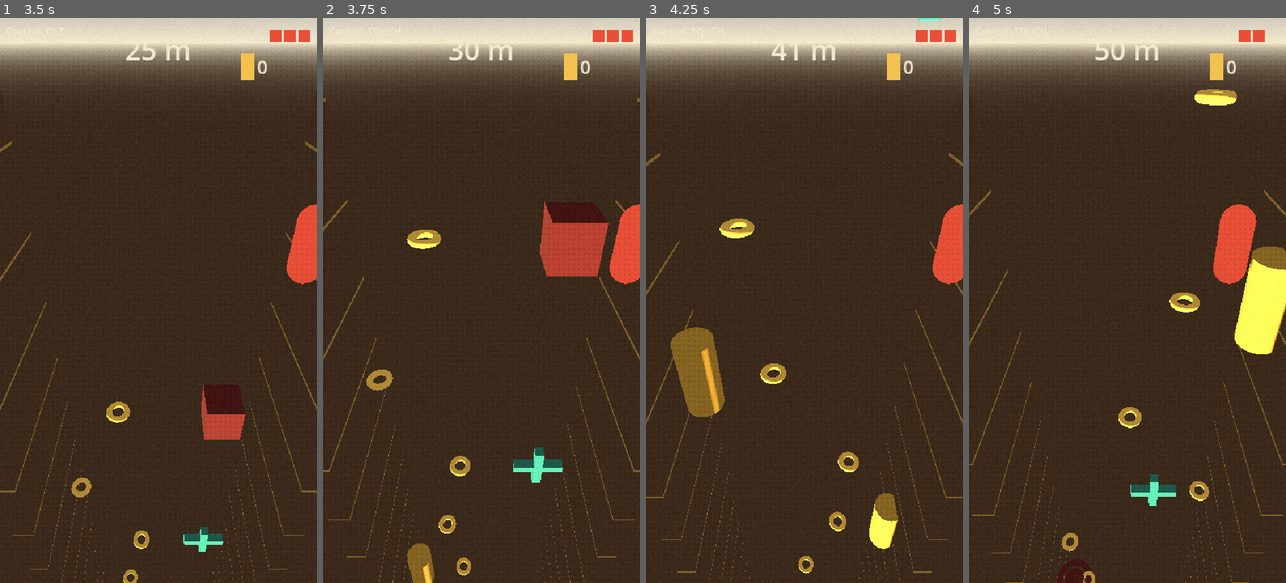
Above: before the commit, frames 1-4 (left to right).
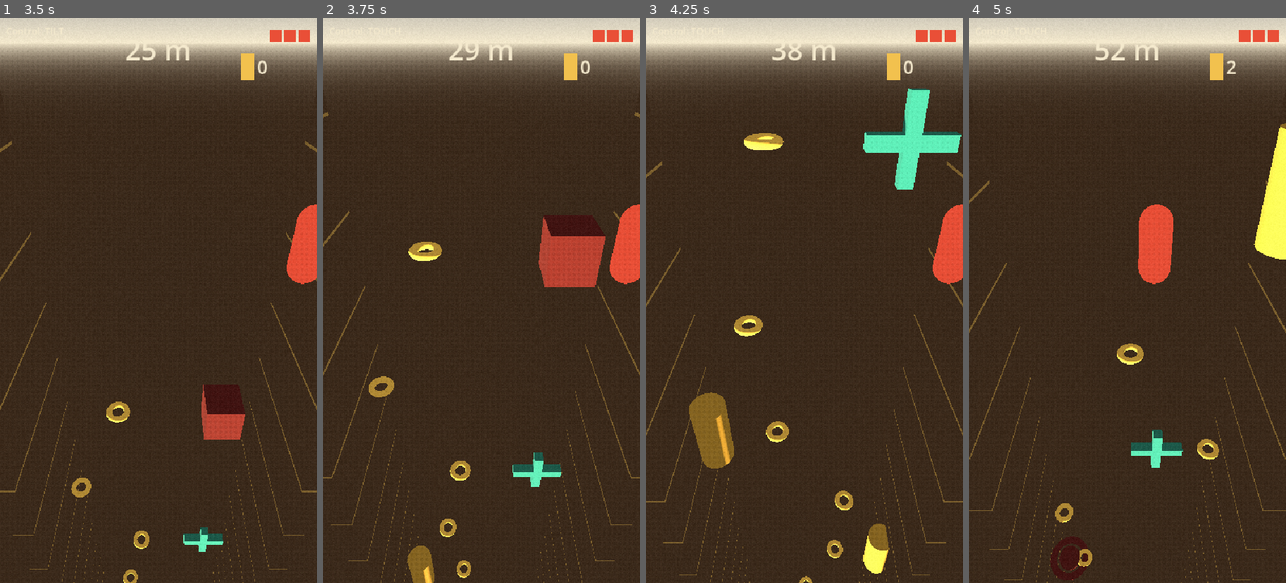
Above: after the commit, the same moments.

Repository: quvntvn/Hyperdive
Game: Godot game, scene res://scenes/game/main_game.tscn
Two runs of this game, one before a commit and one after it. Both use one fixed random seed, a clock stepped at 60 frames per second and the inputs below.
Inputs (mouse positions are in pixels of both pictures, inside the frame that each line leads up to):
- Up to frame 1 (3.5 s): tap Enter at 0.5 s; move the mouse to (228, 272) at 0.52 s; hold D (move_right) 0.53-1.25 s; tap 1 at 0.6 s; click (228, 272) at 0.67 s; drag from (95, 328) to (142, 413) at 1.27 s; move the mouse to (190, 176) at 2.02 s; hold D (move_right) 2.03-2.75 s; tap 3 at 2.1 s; drag from (142, 413) to (63, 215) at 2.77 s
- Up to frame 2 (3.75 s): move the mouse to (576, 385) at 3.52 s; hold A (move_left) from 3.53 s (still down); tap 2 at 3.6 s
- Up to frame 3 (4.25 s): keep holding A (move_left)
- Up to frame 4 (5 s): release A (move_left) at 4.25 s; drag from (1032, 215) to (1079, 159) at 4.27 s

Frame 1 is identical in both runs. In frame 2, 4.0% of the frame differs, in the area x 0-100%, y 5-100%; in frame 3, 9.1%; in frame 4, 10%, in the area x 0-100%, y 2-100%.

Commit message:
tune(player): vitesse de chute réduite à 18 pour gameplay plus respirable
Co-Authored-By: Claude Sonnet 4.6 <noreply@anthropic.com>

Diff:
--- a/hyperdive/scripts/player/player.gd
+++ b/hyperdive/scripts/player/player.gd
@@ -3,7 +3,7 @@
 
 const LATERAL_FORCE: float = 25.0
 const MAX_LATERAL_SPEED: float = 12.0
-const MAX_FALL_SPEED: float = 28.0
+const MAX_FALL_SPEED: float = 18.0
 const TILT_DEADZONE: float = 0.1
 const TILT_SENSITIVITY: float = 0.25
 const MAX_LIVES: int = 3
